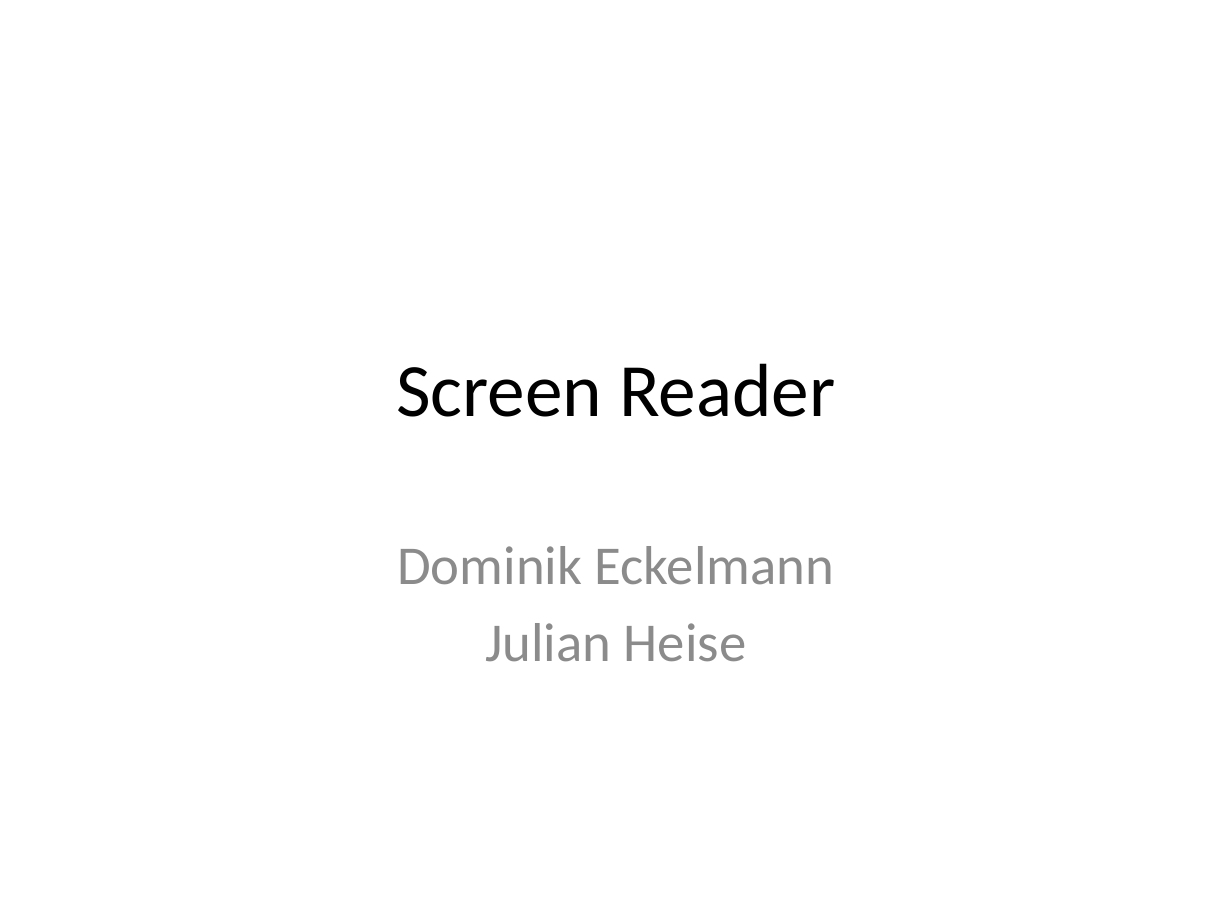
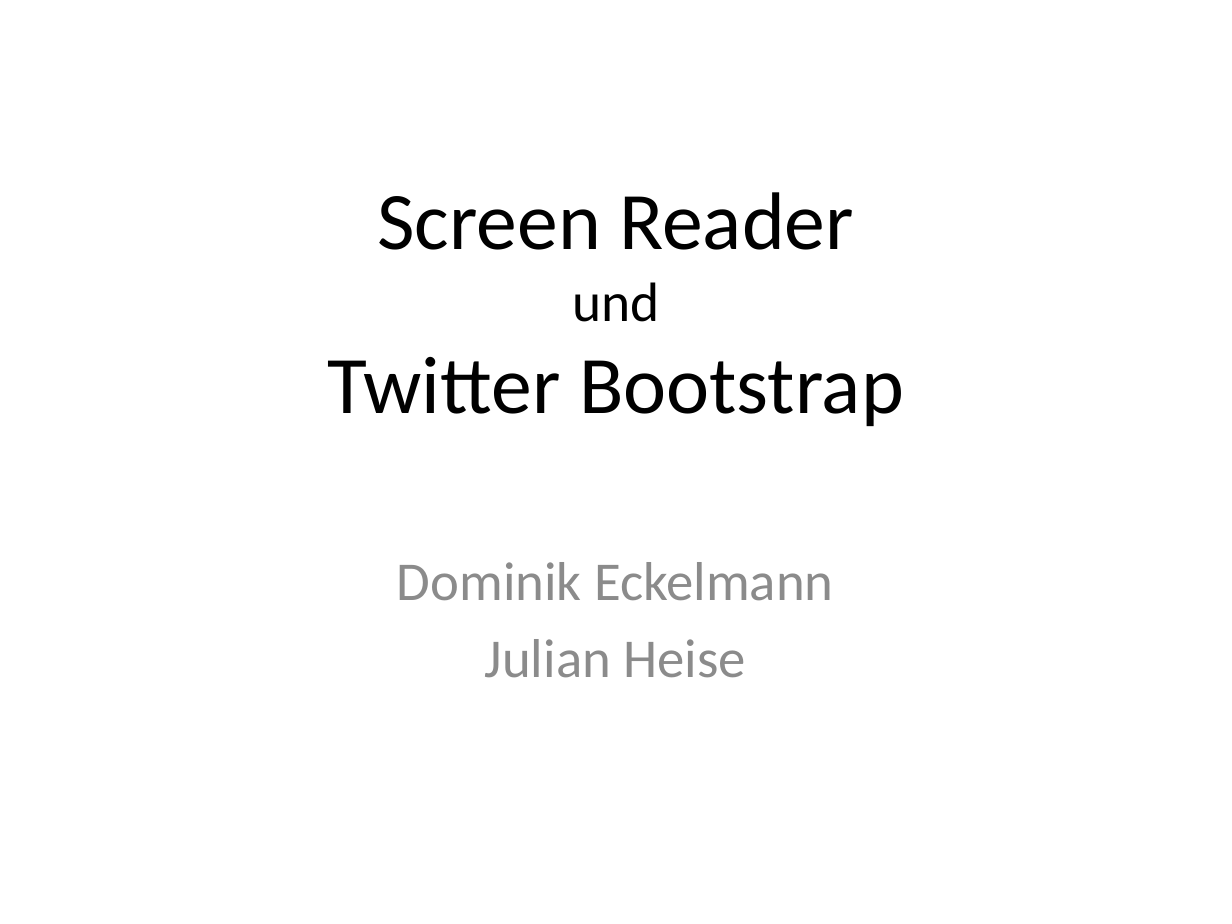
Before and after one commit to Capoot/hci, a slide deck: slide 1 of screenreader.pptx. Drawn at 1232x924 pixels with LibreOffice and Linux fonts; fonts in the diff are those of the drawing. Boxes give left, top, right and bottom in pixels: in the first picture for what was removed or moved away, otherwise in the second. Text is boxed around its words. In the diff, an @@ line names an element or a change of style, - is before the commit and + after.

```diff
--- a/screenreader.pptx
+++ b/screenreader.pptx
@@ title at box(327, 192, 904, 426): text changed; size 44 to 47.7 pt @@
-Screen Reader
+Screen Reader
+und
+Twitter Bootstrap
@@ subtitle "Dominik Eckelmann": place and size @@
-subtitle "Dominik Eckelmann" at box(397, 546, 835, 662)
+subtitle "Dominik Eckelmann" at box(397, 562, 834, 678)
```
Also in this commit, not shown: 6 other slides changed, 6 slides added, 3 slides removed.
